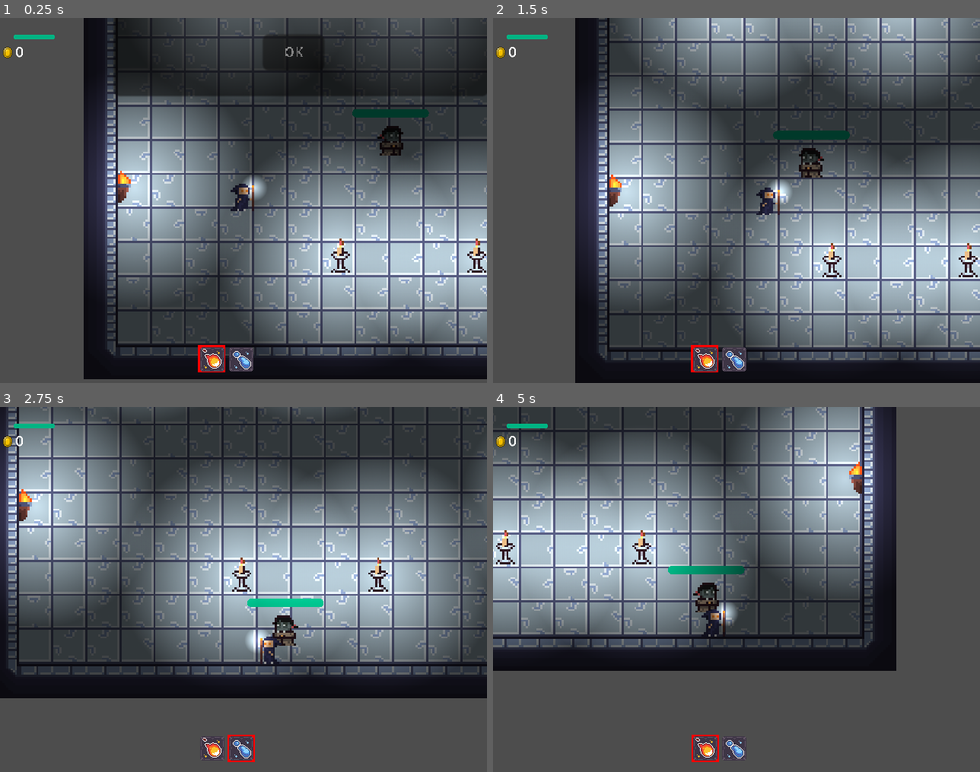
Above: before the commit, frames 1-4 (two rows, left to right).
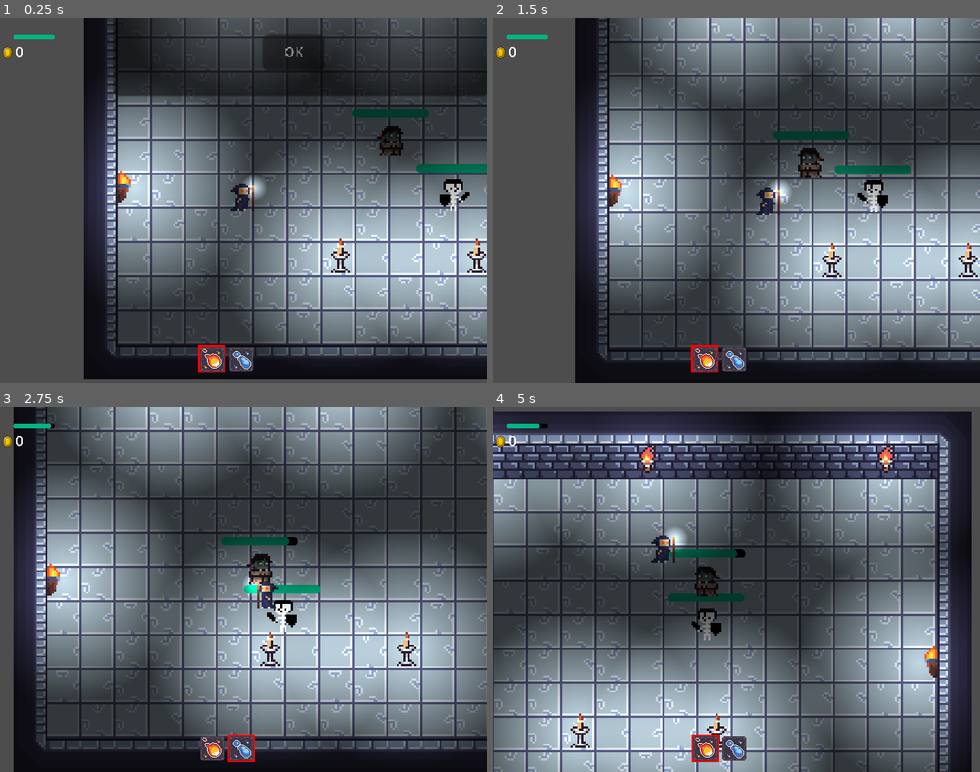
Above: after the commit, the same moments.

Repository: always-hehe-devs/top-down-game
Game: Godot game, scene res://World.tscn
Two runs of this game, one before a commit and one after it. Both use one fixed random seed, a clock stepped at 60 frames per second and the inputs below.
Inputs (mouse positions are in pixels of both pictures, inside the frame that each line leads up to):
- Up to frame 1 (0.25 s): no input
- Up to frame 2 (1.5 s): click "OK" at 0.5 s; tap Enter at 1.25 s; move the mouse to (843, 182) at 1.27 s; hold D (right) from 1.28 s (still down); tap Q (attack_1) at 1.35 s
- Up to frame 3 (2.75 s): move the mouse to (146, 607) at 2.02 s; release D (right) at 2.03 s; hold S (down) from 2.03 s (still down); tap E (attack_2) at 2.1 s
- Up to frame 4 (5 s): move the mouse to (785, 509) at 2.77 s; release S (down) at 2.78 s; hold D (right) 2.78-3.53 s; hold Space (dash) 2.78-3.53 s; move the mouse to (712, 662) at 3.52 s; hold W (up) 3.53-4.28 s; click (712, 662) at 3.6 s; move the mouse to (882, 644) at 4.27 s; hold A (left) from 4.28 s (still down); tap Q (attack_1) at 4.35 s

The runs differ from the first frame. In frame 1, 0.6% of the frame differs, in the area x 85-100%, y 40-53%; in frame 2, 0.7%; in frame 3, 81%; in frame 4, 82%, in the area x 0-99%, y 0-100%.

Commit message:
Added skeleton knight mob

Diff:
--- a/BaseMob.gd
+++ b/BaseMob.gd
@@ -14,10 +14,15 @@
 
 func rotate_sprite():
 	var dir_to_target = position.direction_to(target.global_position)
+	var hitbox = get_node_or_null("HitBox")
 
 	if dir_to_target.x < 0:
+		if hitbox:
+			hitbox.scale.x = -1
 		animation.scale.x = -1
 	elif dir_to_target.x > 0:
+		if hitbox:
+			hitbox.scale.x = 1
 		animation.scale.x = 1
 
 func take_damage(damage):
--- a/HitBox.gd
+++ b/HitBox.gd
@@ -6,7 +6,8 @@
 @onready var collision_shape := $CollisionShape2D
 
 func on_hit():
-	get_parent().on_hit()
+	if get_parent().has_method("on_hit"):
+		get_parent().on_hit()
 
 func set_disabled(is_disabled):
 	collision_shape.disabled = is_disabled
--- a/HurtBox.gd
+++ b/HurtBox.gd
@@ -10,7 +10,7 @@
 	connect("area_entered", _on_area_entered)
 
 func _on_area_entered(hitbox: HitBox):
-	if hitbox.owner.get_parent() != owner && owner.has_method("take_damage"):
+	if hitbox.owner != owner && owner.has_method("take_damage"):
 		owner.take_damage(hitbox.damage)
 		hitbox.on_hit()
 
--- /dev/null
+++ b/SkeletonKnightMob.gd
@@ -0,0 +1,44 @@
+extends BaseMob
+
+enum MOB_STATE {IDLE, FOLLOWING, AIMING, DEAD }
+
+var current_state = MOB_STATE.IDLE
+
+@onready var hitbox := $HitBox
+
+func _ready():
+	hitbox.set_disabled(true)
+
+func _physics_process(_delta):
+
+	match current_state:
+		MOB_STATE.AIMING:
+			var is_player_visible = check_if_player_is_visible()
+			if is_player_visible:
+				current_state = MOB_STATE.FOLLOWING
+		MOB_STATE.FOLLOWING:
+			var is_player_visible = check_if_player_is_visible()
+			if is_player_visible:
+				move()
+				attack()
+			else:
+				current_state = MOB_STATE.AIMING
+
+func attack():
+	hitbox.set_disabled(false)
+
+func move():
+	rotate_sprite()
+	make_path()
+	var next_path_position := navigation_agent.get_next_path_position()
+
+	var dir = global_position.direction_to(next_path_position)
+	var intented_velocity = dir  * speed
+	navigation_agent.velocity = intented_velocity
+	move_and_slide()
+
+func on_body_entered(_body):
+	current_state = MOB_STATE.AIMING
+
+func on_body_exited(_body):
+	current_state = MOB_STATE.IDLE
--- /dev/null
+++ b/SkeletonKnightMob.tscn
@@ -0,0 +1,36 @@
+[gd_scene load_steps=7 format=3 uid="uid://bnkyfacndy05b"]
+
+[ext_resource type="PackedScene" uid="uid://cw8pudw003ja0" path="res://BaseMob.tscn" id="1_e8yym"]
+[ext_resource type="Script" path="res://SkeletonKnightMob.gd" id="2_0b8bq"]
+[ext_resource type="Texture2D" uid="uid://bj2yumsf81bmf" path="res://assets/enemies/skeleton_knight.png" id="3_pbnfy"]
+[ext_resource type="Script" path="res://HitBox.gd" id="4_myg33"]
+
+[sub_resource type="SpriteFrames" id="SpriteFrames_vv56k"]
+animations = [{
+"frames": [{
+"duration": 1.0,
+"texture": ExtResource("3_pbnfy")
+}],
+"loop": true,
+"name": &"Idle",
+"speed": 5.0
+}]
+
+[sub_resource type="RectangleShape2D" id="RectangleShape2D_uqo41"]
+size = Vector2(10, 10)
+
+[node name="SkeletonKnightMob" instance=ExtResource("1_e8yym")]
+script = ExtResource("2_0b8bq")
+
+[node name="AnimatedSprite2D" parent="." index="1"]
+sprite_frames = SubResource("SpriteFrames_vv56k")
+frame_progress = 0.0
+
+[node name="HitBox" type="Area2D" parent="." index="6"]
+collision_layer = 8
+collision_mask = 8
+script = ExtResource("4_myg33")
+
+[node name="CollisionShape2D" type="CollisionShape2D" parent="HitBox" index="0"]
+position = Vector2(10, 0)
+shape = SubResource("RectangleShape2D_uqo41")
--- a/World.tscn
+++ b/World.tscn
@@ -10,6 +10,7 @@
 [ext_resource type="Script" path="res://InitPanel.gd" id="7_126fv"]
 [ext_resource type="FontFile" uid="uid://dd84sf3dkql73" path="res://assets/PixelifySans-Regular.ttf" id="8_pdimg"]
 [ext_resource type="PackedScene" uid="uid://mm5ktrpqslq6" path="res://Gate.tscn" id="10_hxlr6"]
+[ext_resource type="PackedScene" uid="uid://bnkyfacndy05b" path="res://SkeletonKnightMob.tscn" id="11_xcyix"]
 
 [sub_resource type="NavigationPolygon" id="NavigationPolygon_5dp3j"]
 vertices = PackedVector2Array(8, 8, -8, 8, -8, -8, 8, -8)
@@ -1203,6 +1204,9 @@
 
 [node name="Mobs" type="Node" parent="."]
 
+[node name="SkeletonKnightMob" parent="Mobs" instance=ExtResource("11_xcyix")]
+position = Vector2(174, 124)
+
 [node name="VampireMob" parent="Mobs" instance=ExtResource("3_ev4mk")]
 position = Vector2(144, 98)
 
Not shown: 1 places in World.tscn that only renumber resources
Binary file added: assets/enemies/skeleton_knight.png
Not shown, added: assets/enemies/skeleton_knight.png.import
